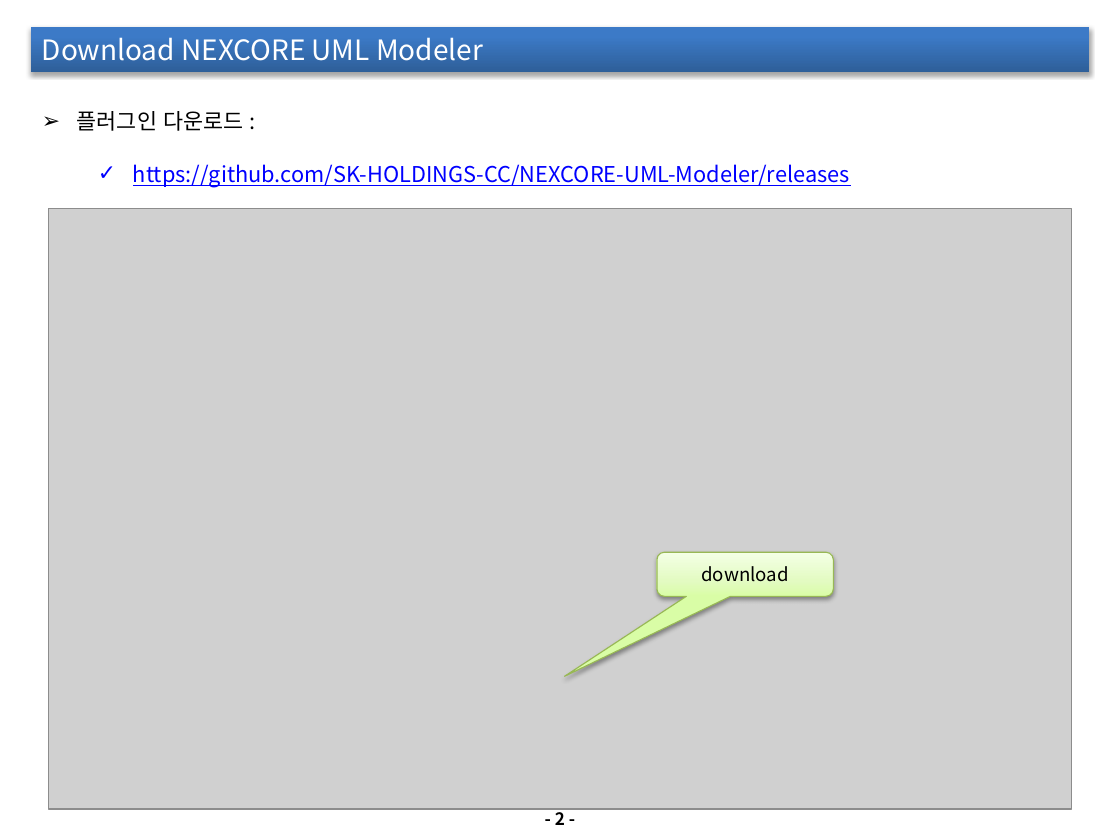
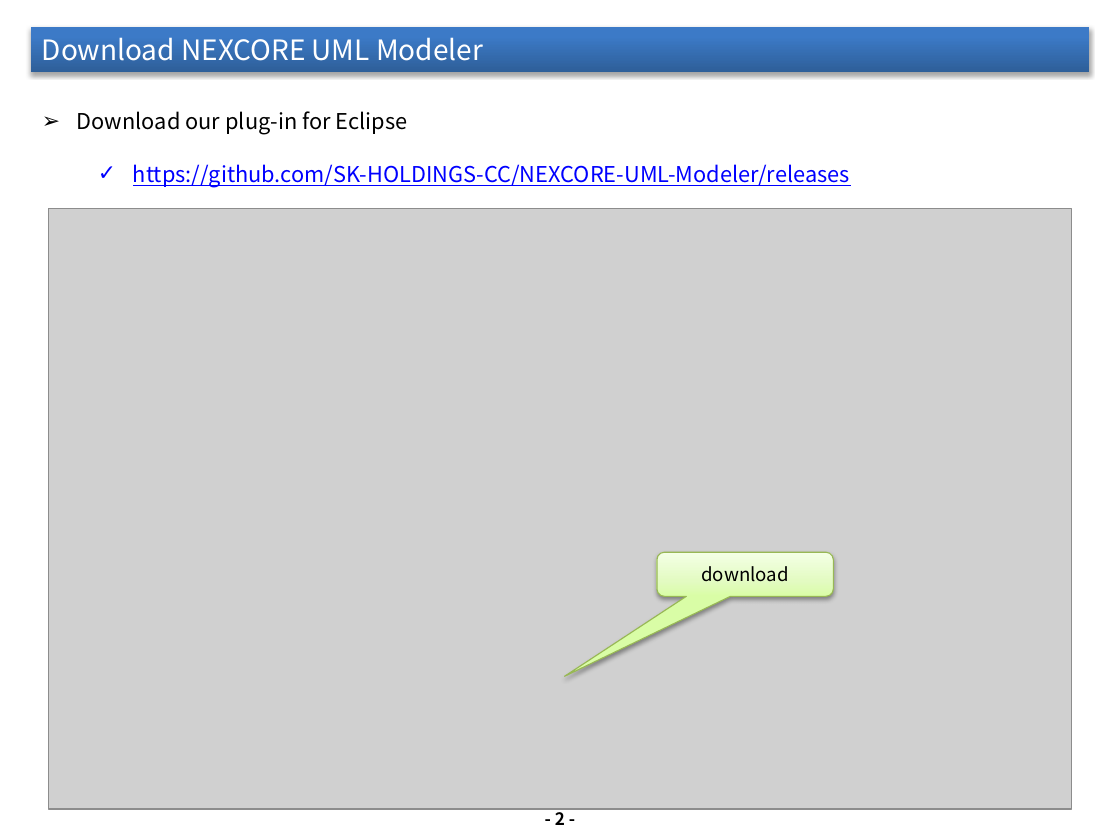
Before and after one commit to hgmin777/NEXCORE-UML-Modeler, a slide deck: slide 3 of wiki_files/NEXCORE UML Modeler_Quick Guide.pptx. Drawn at 1120x840 pixels with LibreOffice and Linux fonts; fonts in the diff are those of the drawing; grey boxes stand for pictures. Boxes give left, top, right and bottom in pixels: in the first picture for what was removed or moved away, otherwise in the second. Text is boxed around its words. In the diff, an @@ line names an element or a change of style, - is before the commit and + after.

```diff
--- a/wiki_files/NEXCORE UML Modeler_Quick Guide.pptx
+++ b/wiki_files/NEXCORE UML Modeler_Quick Guide.pptx
@@ text at box(77, 111, 408, 135): text changed @@
-➢ 플러그인 다운로드 :
+➢ Download our plug-in for Eclipse
```
Also in this commit, not shown: 5 other slides changed.
